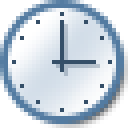
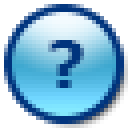
Two versions of the same layered image (128 x 128). Layer-by-layer changes:
showed group "blue" (1st of 2) (4 layers) over <box>12,12,116,116</box>
added layer "?" in group "blue" over <box>48,40,84,88</box>
added layer "blue rastr" (2nd of 2, in "blue") in group "blue" over <box>12,12,116,116</box>
hid group "clock" (1st of 2) (3 layers) over <box>8,8,116,116</box>
